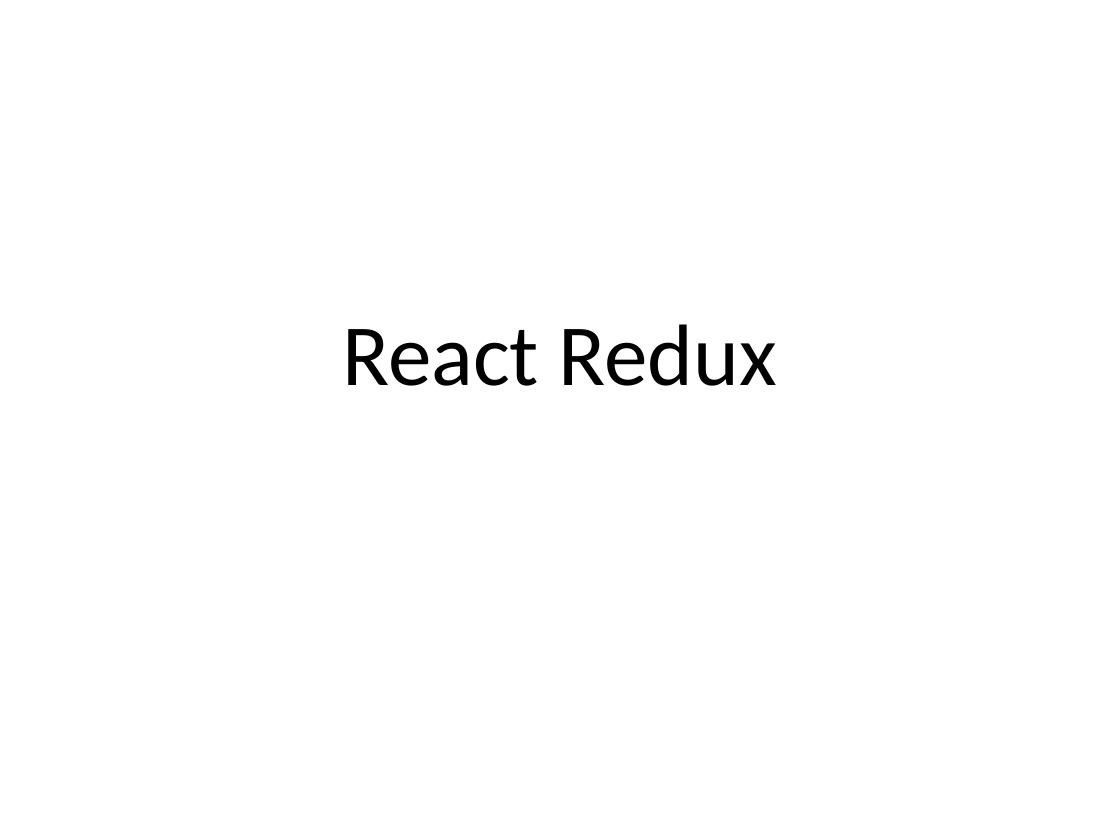
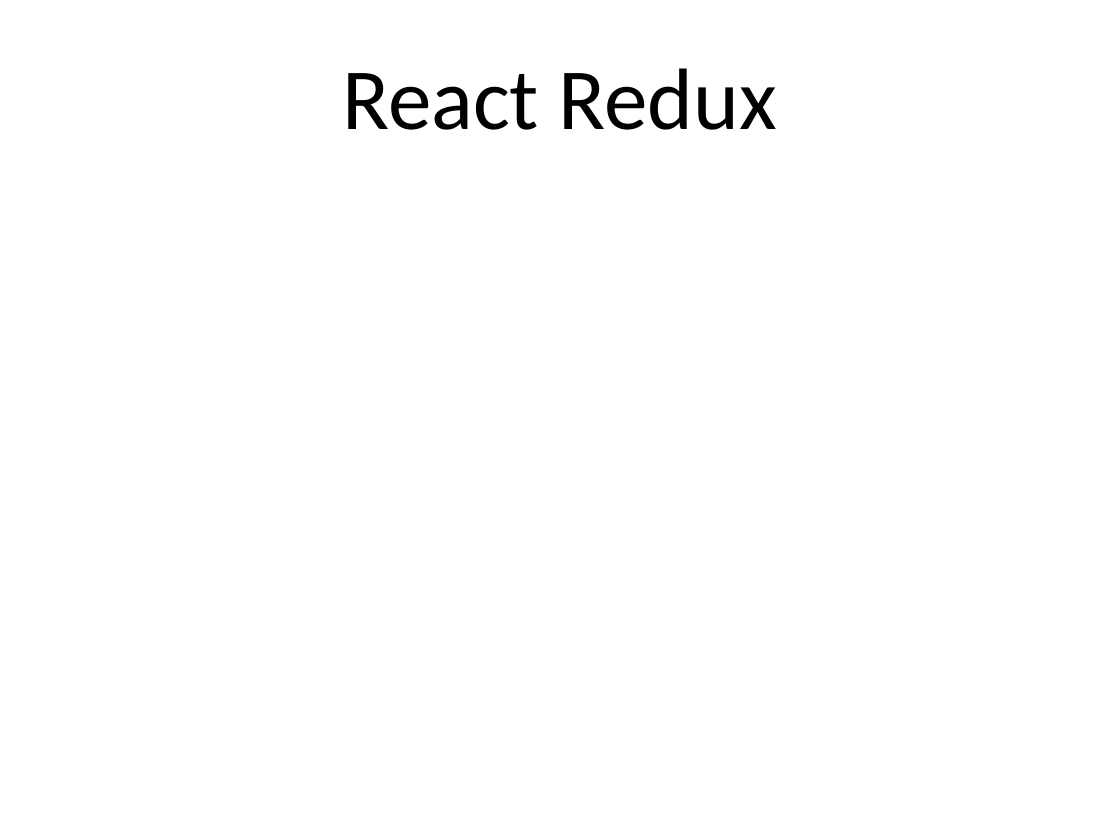
Before and after one commit to Charlesincharge43/playground, a slide deck: slide 1 of react-redux-chart-explanation.pptx. Drawn at 1120x840 pixels with LibreOffice and Linux fonts; fonts in the diff are those of the drawing; background and template pictures are left out. Boxes give left, top, right and bottom in pixels: in the first picture for what was removed or moved away, otherwise in the second. Text is boxed around its words. In the diff, an @@ line names an element or a change of style, - is before the commit and + after.

Commit message:
one final change

```diff
--- a/react-redux-chart-explanation.pptx
+++ b/react-redux-chart-explanation.pptx
@@ text "React Redux" moved from (x1=342, y1=324, x2=777, y2=386) to (x1=342, y1=68, x2=777, y2=130) @@
```
